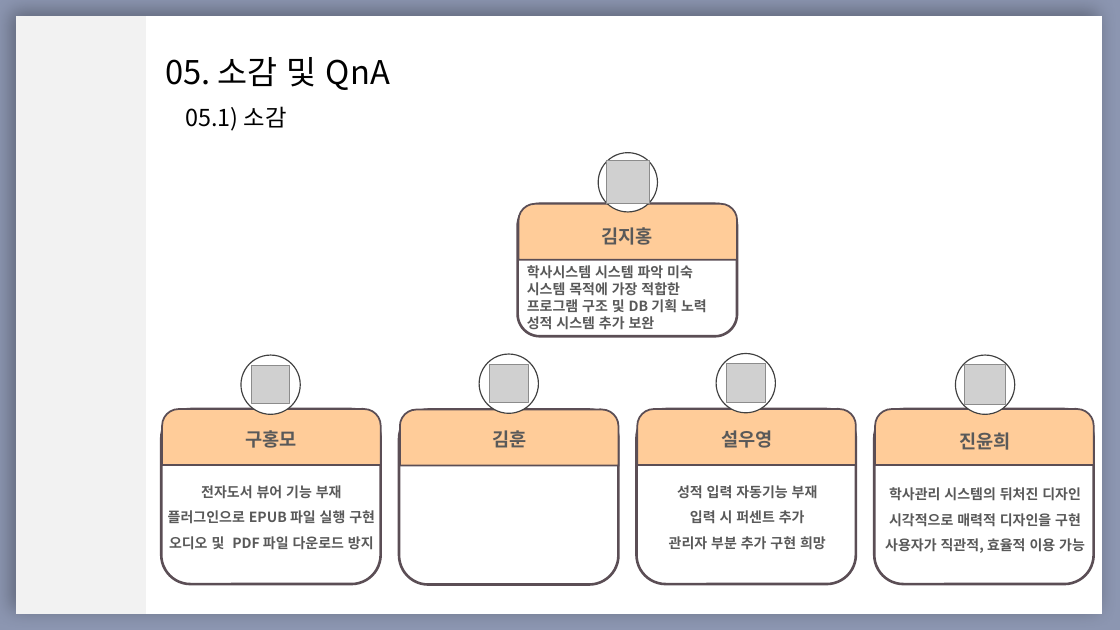
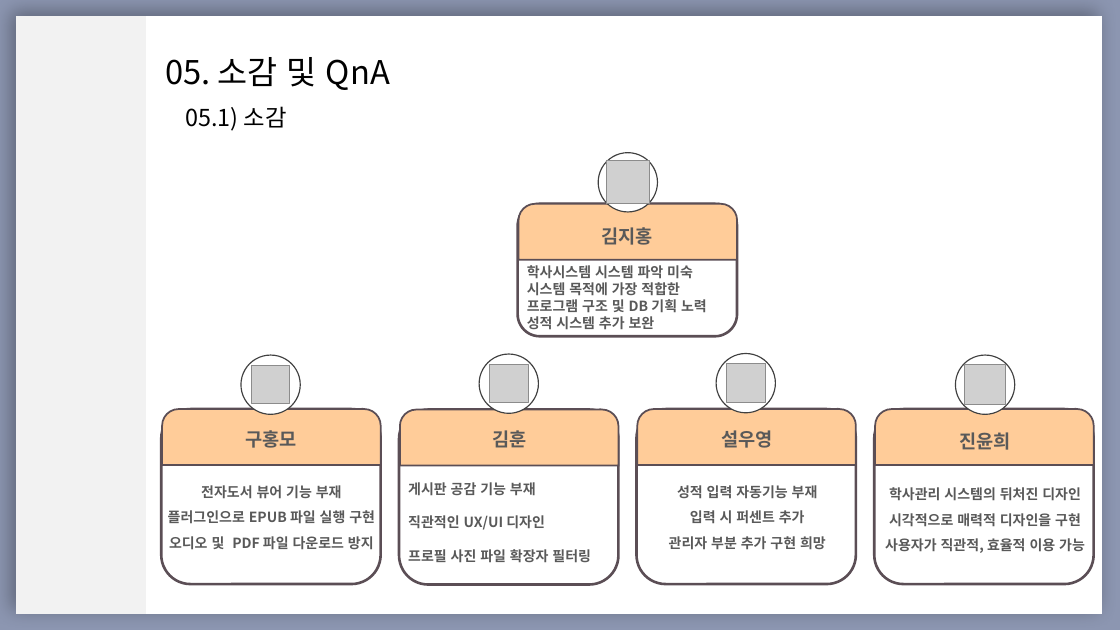
Before and after one commit to yndgow/ChimAcademy, a slide deck: slide 14 of 보고서/v1.2_학사관리시스템_침대학교_프로젝트_발표용.pptx. Drawn at 1120x630 pixels with LibreOffice and Linux fonts; fonts in the diff are those of the drawing; grey boxes stand for pictures. Boxes give left, top, right and bottom in pixels: in the first picture for what was removed or moved away, otherwise in the second. Text is boxed around its words. In the diff, an @@ line names an element or a change of style, - is before the commit and + after.

```diff
--- a/보고서/v1.2_학사관리시스템_침대학교_프로젝트_발표용.pptx
+++ b/보고서/v1.2_학사관리시스템_침대학교_프로젝트_발표용.pptx
@@ text added at [408, 482, 591, 563], 12 pt, text #595959, bold @@
+게시판 공감 기능 부재
+직관적인 UX/UI 디자인
+프로필 사진 파일 확장자 필터링
```
Also in this commit, not shown: 4 other files.
